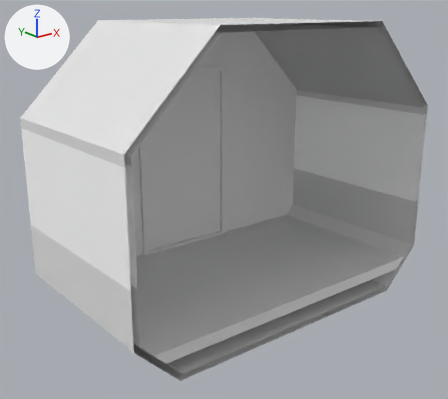
One commit to the glTF model space/src/main/resources/assets/jsspace/jsmodels/ship/small_corridor.gltf: the scene before it, then after it.
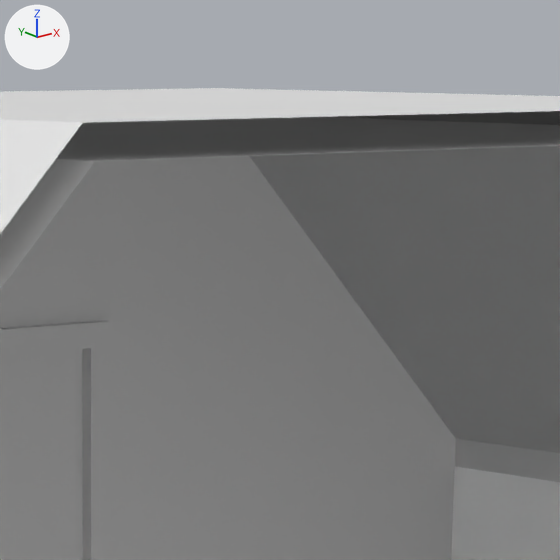
Each version is shown whole from a 50 mm camera at (-4.109, -5.933, 3.147) aimed at (-0.141, -0.973, 1.162), then close up on the part from 45% to 71% of the width and 0% to 29% of the height. Lighting does not change. The marker at upper left points along +X, +Y and +Z. The older version's two pictures come first. Where no turn or scale is listed for an object, it has been applied to the vertices. Vertices at exactly the same position are counted once.

In view in the first close-up: 'c_-1_2_0', 'c_-1_2_1', 'c_-2_2_1', 'c_0_1_0', 'c_0_2_0', 'c_0_2_1', 'c_1_1_0', 'c_1_2_0', 'c_1_2_1', 'door_leaf'.
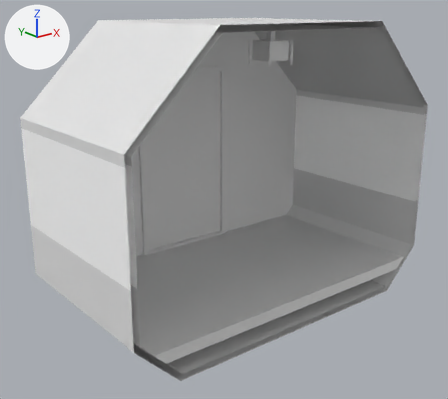
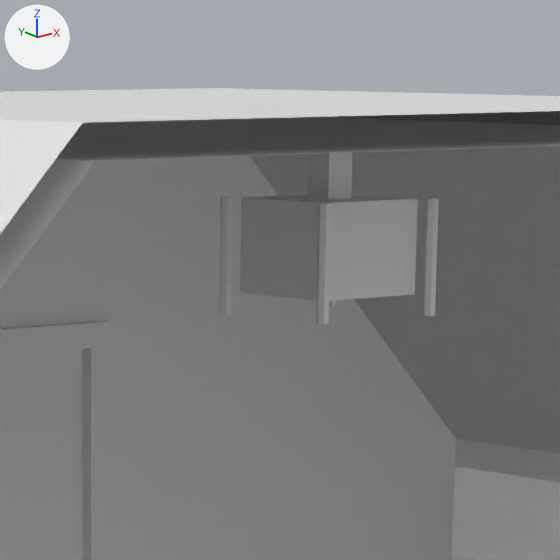
The change, as a diff of the scene's bpy script:
```diff
--- a/space/src/main/resources/assets/jsspace/jsmodels/ship/small_corridor.gltf.py
+++ b/space/src/main/resources/assets/jsspace/jsmodels/ship/small_corridor.gltf.py
@@ me_c__1_2_1 @@
 # used by ob_c__1_2_1; location = (0.0, 0.0, 0.0)
-me_c__1_2_1.from_pydata(...)  # 10 vertices, 6 faces; spans x -1.0..0.0, y -2.0..-1.0, z 2.915..3.0
+me_c__1_2_1.from_pydata(...)  # 198 vertices, 202 faces; spans x -1.0..0.0, y -2.0..-1.0, z 2.61..3.0
+# me_c__1_2_1 part 1: a new loose piece of 74 vertices spanning x -0.152..-0.128, y -1.652..-1.628, z 2.61..2.83
+# me_c__1_2_1 part 2
+# 28 vertices are added at x -0.152..0.0, y -1.65..-1.35, z 2.61..2.94
+# 12 new vertices lie (0.0, 0.0, 0.22) away from vertices in x -0.152..-0.128, y -1.65..-1.35, z 2.61
+# 44 new faces join them
+# other edits to the shape of me_c__1_2_1 do not show in these pictures
@@ me_c_0_2_1 @@
 # used by ob_c_0_2_1; location = (0.0, 0.0, 0.0)
-me_c_0_2_1.from_pydata(...)  # 10 vertices, 6 faces; spans x 0.0..1.0, y -2.0..-1.0, z 2.915..3.0
+me_c_0_2_1.from_pydata(...)  # 198 vertices, 202 faces; spans x 0.0..1.0, y -2.0..-1.0, z 2.61..3.0
+# me_c_0_2_1 part 3: a new loose piece of 74 vertices spanning x 0.128..0.152, y -1.652..-1.628, z 2.61..2.83
+# me_c_0_2_1 part 4
+# 28 vertices are added at x 0.0..0.152, y -1.65..-1.35, z 2.61..2.94
+# 12 new vertices lie (0.0, 0.0, 0.22) away from vertices in x 0.128..0.152, y -1.65..-1.35, z 2.61
+# 44 new faces join them
+# other edits to the shape of me_c_0_2_1 do not show in these pictures
```

What differs and where, as boxes (x1, y1, x2, y2) in the close-ups (560 x 560 px):
'c_-1_2_1', reshaped
    before: (0, 102, 515, 178)
    after: (0, 102, 515, 325)
'c_0_2_1', reshaped
    before: (167, 95, 560, 147)
    after: (167, 95, 560, 316)
part 1 of me_c__1_2_1, added
    after: (316, 204, 331, 325)
part 2 of me_c__1_2_1, added
    after: (240, 139, 372, 301)
part 3 of me_c_0_2_1, added
    after: (423, 198, 439, 316)
part 4 of me_c_0_2_1, added
    after: (289, 138, 418, 298)
